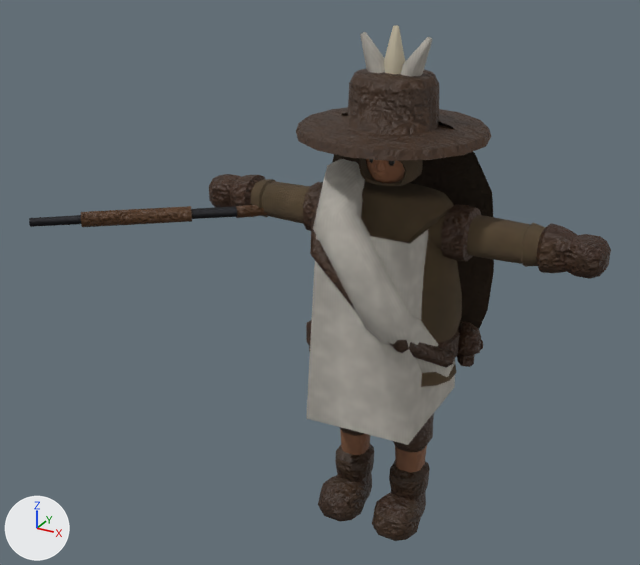
Renders of the glTF model csharp/Unciv.Godot/Packs/units/models/unit/Musketeer.glb from each side of a commit.
Camera for both pictures: a camera (50 mm lens) standing at (0.637, -1.427, 1.204) and looking at (-0.116, -0.059, 0.52). Every picture has the same lights, and +X, +Y and +Z are marked at lower left. The older version comes first. Where no turn or scale is listed for an object, it has been applied to the vertices. Vertices at exactly the same position are counted once.

Names of what the first picture shows: 'Musket', 'Rogue_Cape', 'Warrior'.
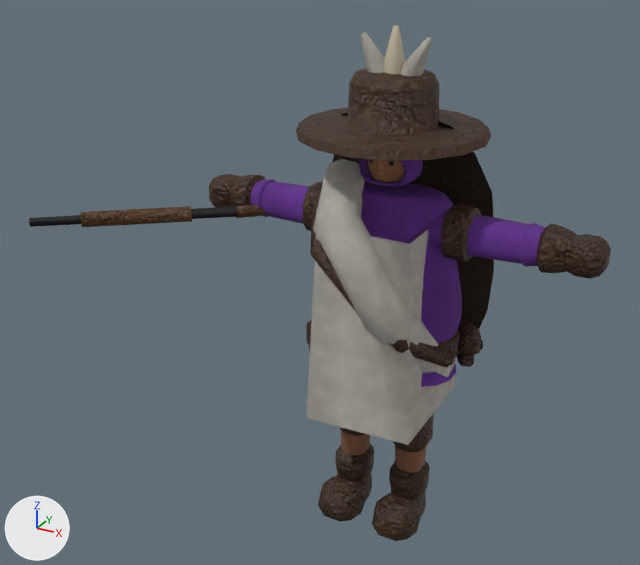
Boxes (x1, y1, x2, y2) around the edits, measured in the pictures (640 x 565 px):
part 1 of me_mesh_skinned, recoloured (brown to purple): (251, 158, 546, 387) in both

The change in detail:
me_mesh_skinned has 2422 vertices, 4507 faces and spans x -0.398..0.398, y -0.175..0.173, z 0.011..1.008.
me_mesh_skinned is used by ob_warrior; location (0.0, 0.0, -0.011).
me_mesh_skinned part 1: 1414 faces centred in x -0.279..0.279, y -0.091..0.092, z 0.361..0.859 are repainted in the vertex colours; the middle colour goes from brown #5a4b35 to purple #6a3599.
